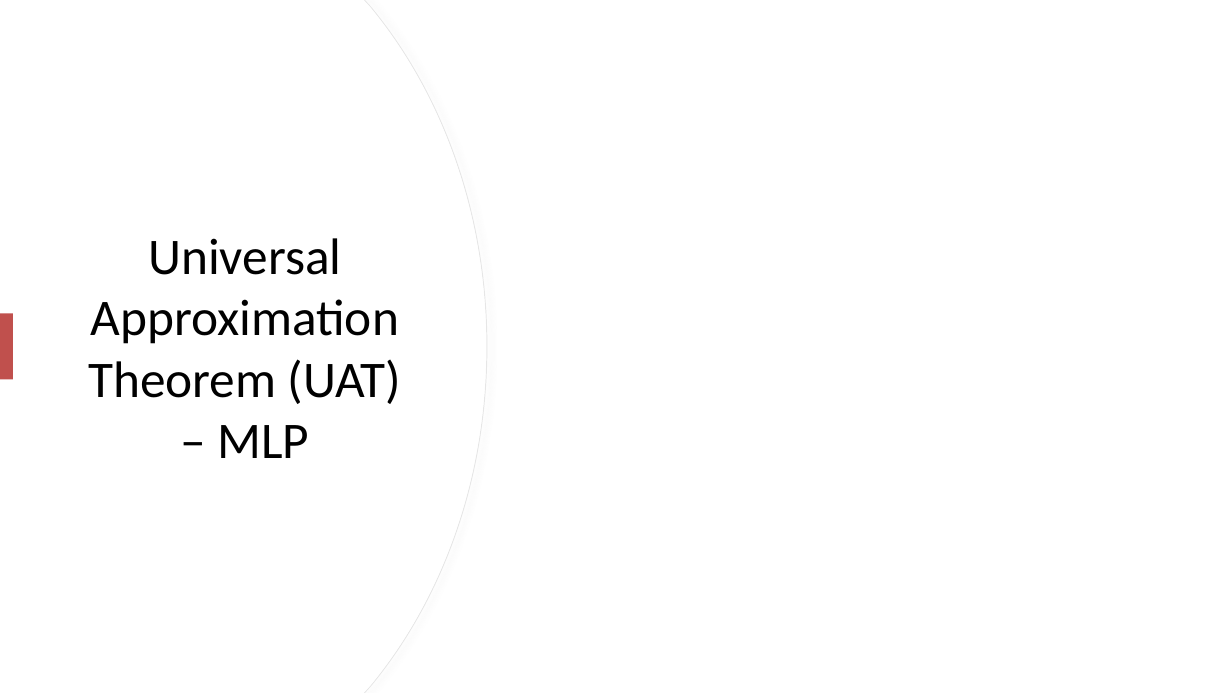
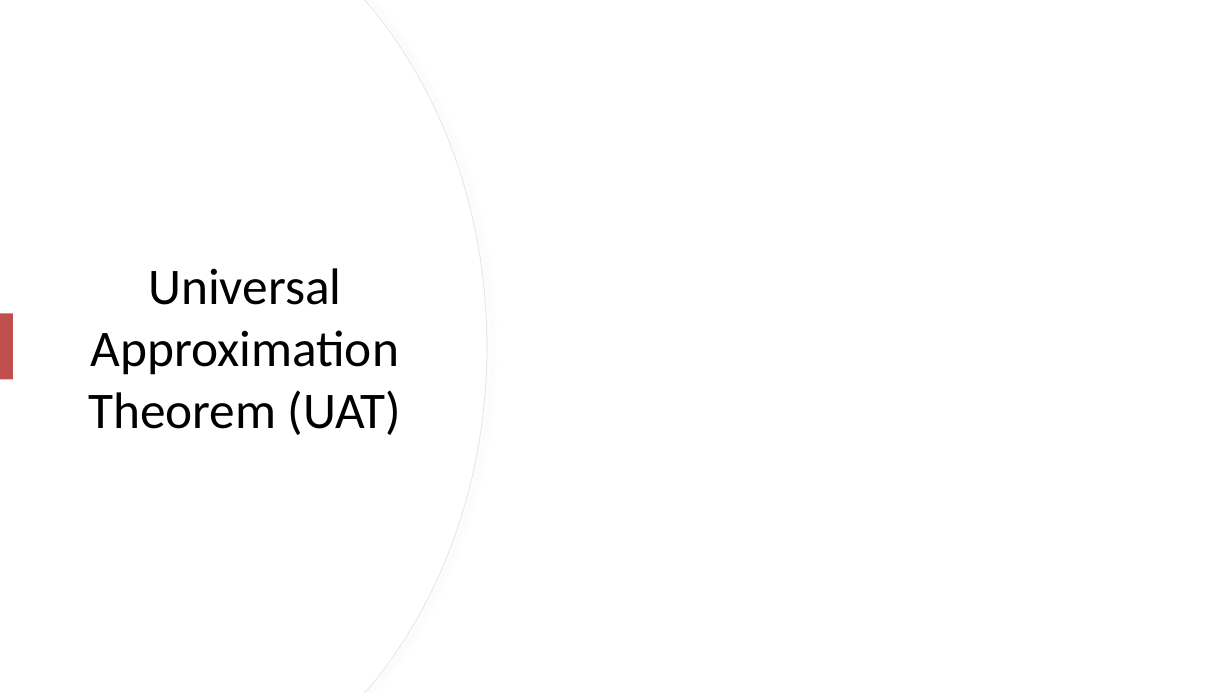
Before and after one commit to mtomas03/Thesis_Paper, a slide deck: slide 9 of Presentation.pptx (slide 6 before the commit). Drawn at 1232x693 pixels with LibreOffice and Linux fonts; fonts in the diff are those of the drawing; grey boxes stand for pictures. Boxes give left, top, right and bottom in pixels: in the first picture for what was removed or moved away, otherwise in the second. Text is boxed around its words. In the diff, an @@ line names an element or a change of style, - is before the commit and + after.

Commit message:
Modified Presentation.

```diff
--- a/Presentation.pptx
+++ b/Presentation.pptx
@@ title at (88,268,402,435): text changed @@
-Universal Approximation Theorem (UAT) – MLP
+Universal Approximation Theorem (UAT)
```
Also in this commit, not shown: 8 slides added, 3 slides removed.
